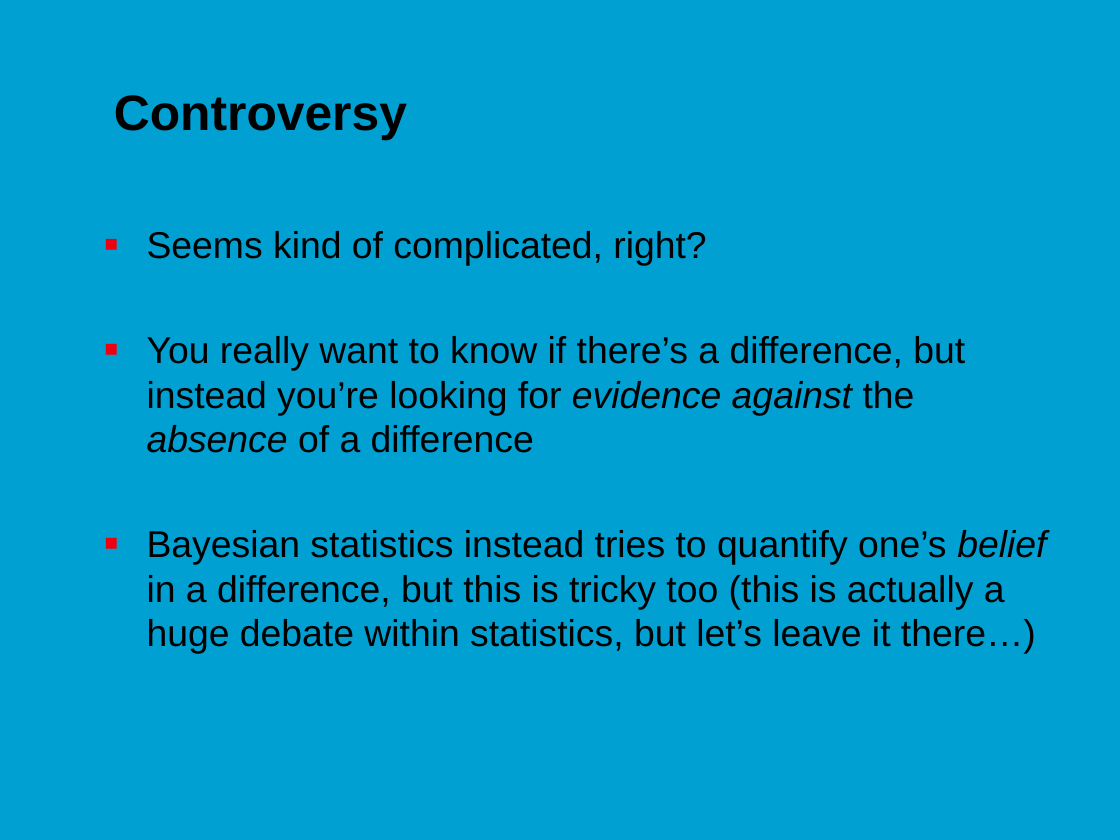
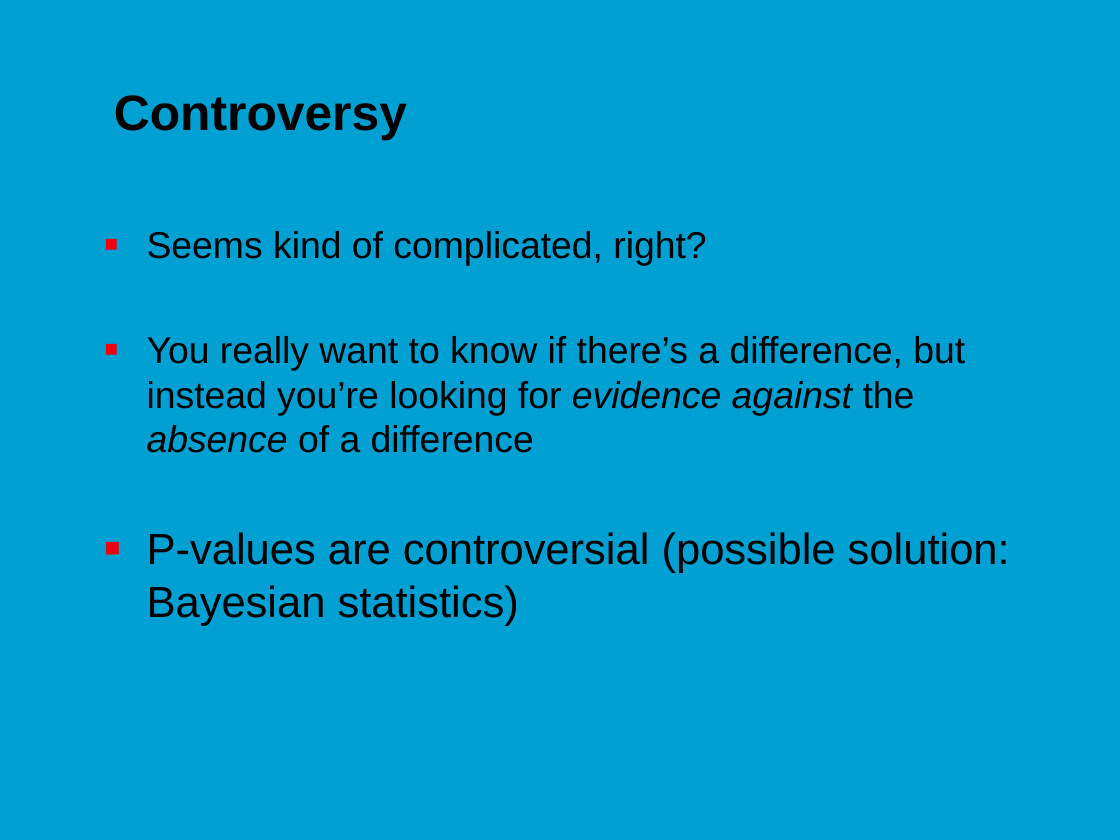
Before and after one commit to jonasmoons/data-driven-learning, a slide deck: slide 28 of slides/ddl-w4l2.pptx (slide 31 before the commit). Drawn at 1120x840 pixels with LibreOffice and Linux fonts; fonts in the diff are those of the drawing; background and template pictures are left out. Boxes give left, top, right and bottom in pixels: in the first picture for what was removed or moved away, otherwise in the second. Text is boxed around its words. In the diff, an @@ line names an element or a change of style, - is before the commit and + after.

```diff
--- a/slides/ddl-w4l2.pptx
+++ b/slides/ddl-w4l2.pptx
@@ text at [147,532,1010,626]: text changed; size 24 to 28 pt @@
-■ Bayesian statistics instead tries to quantify one’s belief in a difference, but this is tricky too (this is actually a huge debate within statistics, but let’s leave it there…)
+■ P-values are controversial (possible solution: Bayesian statistics)
```
Also in this commit, not shown: 9 other slides changed, 4 slides added, 2 slides removed, 10 other files.
